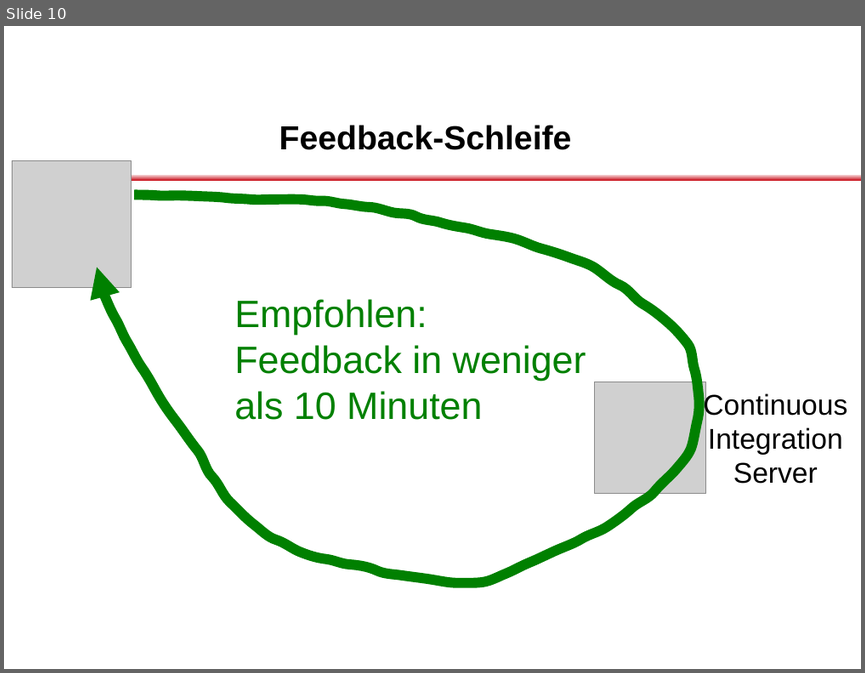
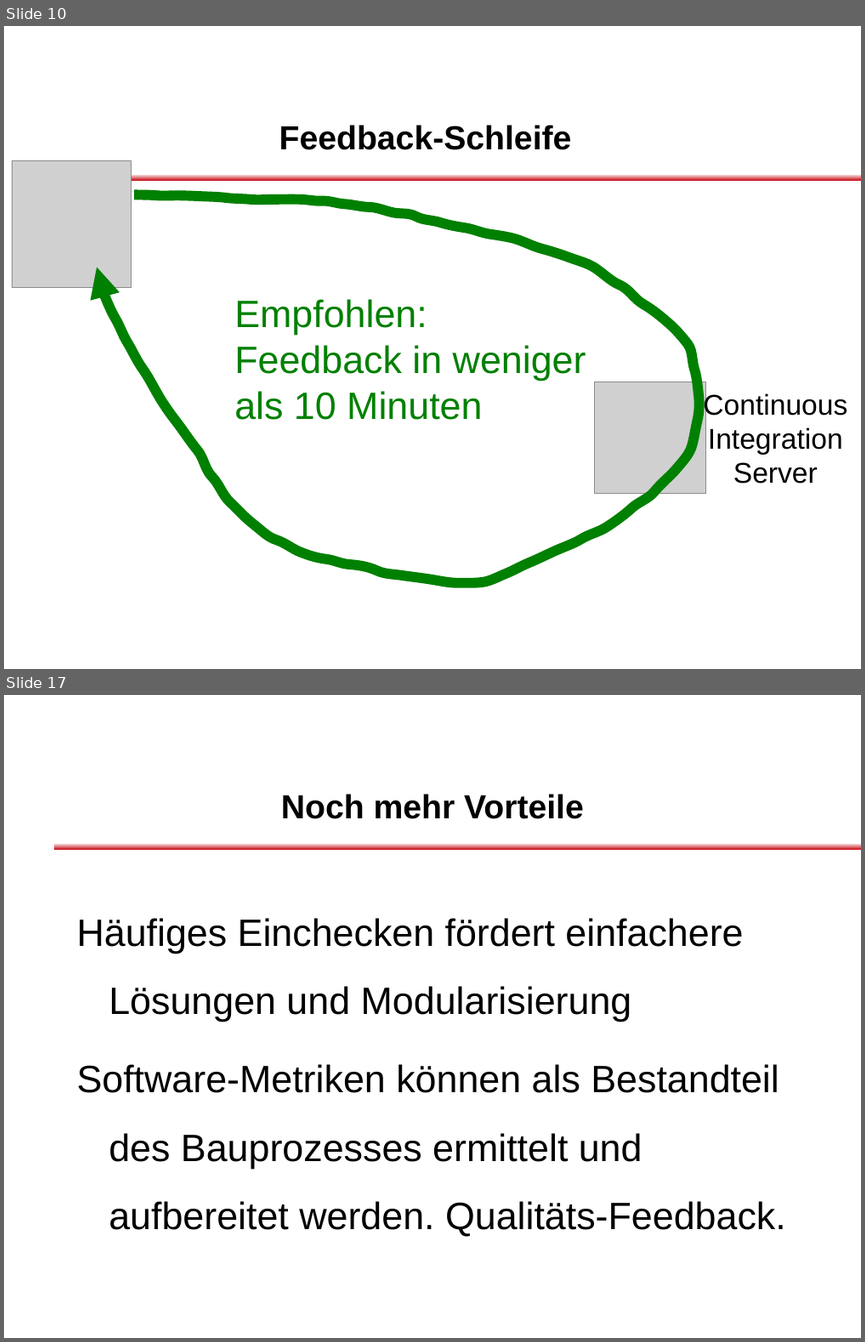
Before and after one commit to dlindner/vorlesung-se2-dhbw, a slide deck: added_2012/Continuous Integration.odp. Shown one above the other, each under a label of ours: slide 10 before the commit, slides 10 and 17 after it; the slides between them are not shown. The pictures are 865x673 and 865x1342 pixels, drawn with LibreOffice and Linux fonts; fonts in the diff are those of the drawing; grey boxes stand for pictures; background and template pictures are left out. Boxes give left, top, right and bottom in pixels: in the first picture for what was removed or moved away, otherwise in the second. Text is boxed around its words. In the diff, an @@ line names an element or a change of style, - is before the commit and + after.

```diff
--- a/added_2012/Continuous Integration.odp
+++ b/added_2012/Continuous Integration.odp
@@ slide 17 added at [4,695,861,1338], background #FFFFFF; not listed: 2 template elements that a slide beside it also shows @@
@@ title added at [281,794,584,819], 28 pt, text #000000, bold @@
+Noch mehr Vorteile
@@ text added at [77,918,786,1236], 32 pt, text #000000 @@
+Häufiges Einchecken fördert einfachere Lösungen und Modularisierung
+Software-Metriken können als Bestandteil des Bauprozesses ermittelt und aufbereitet werden. Qualitäts-Feedback.
```
Also in this commit, not shown: 2 slides changed, 8 other slides added, 8 slides removed.
